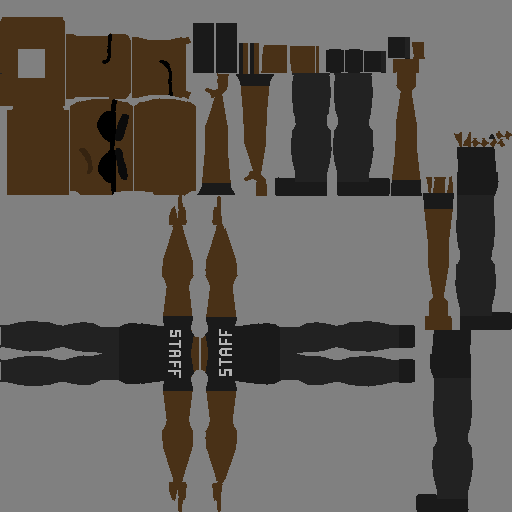
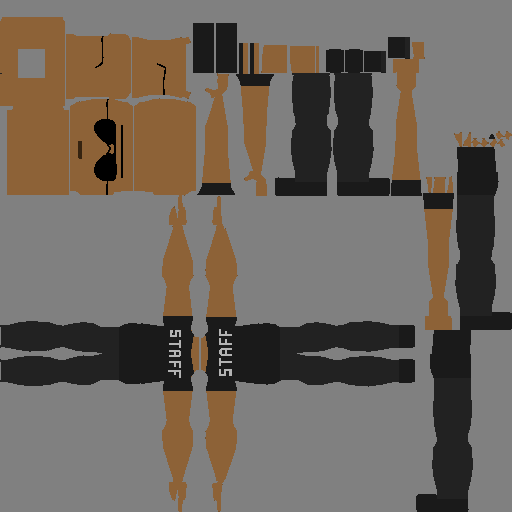
Two versions of the same layered image (512x512). Layer-by-layer changes:
showed "Color Fill 2 copy 2" over box(0, 17, 512, 512)
showed "Layer 1" over box(0, 17, 512, 512)
hid "Layer 0" over box(0, 17, 512, 512)
